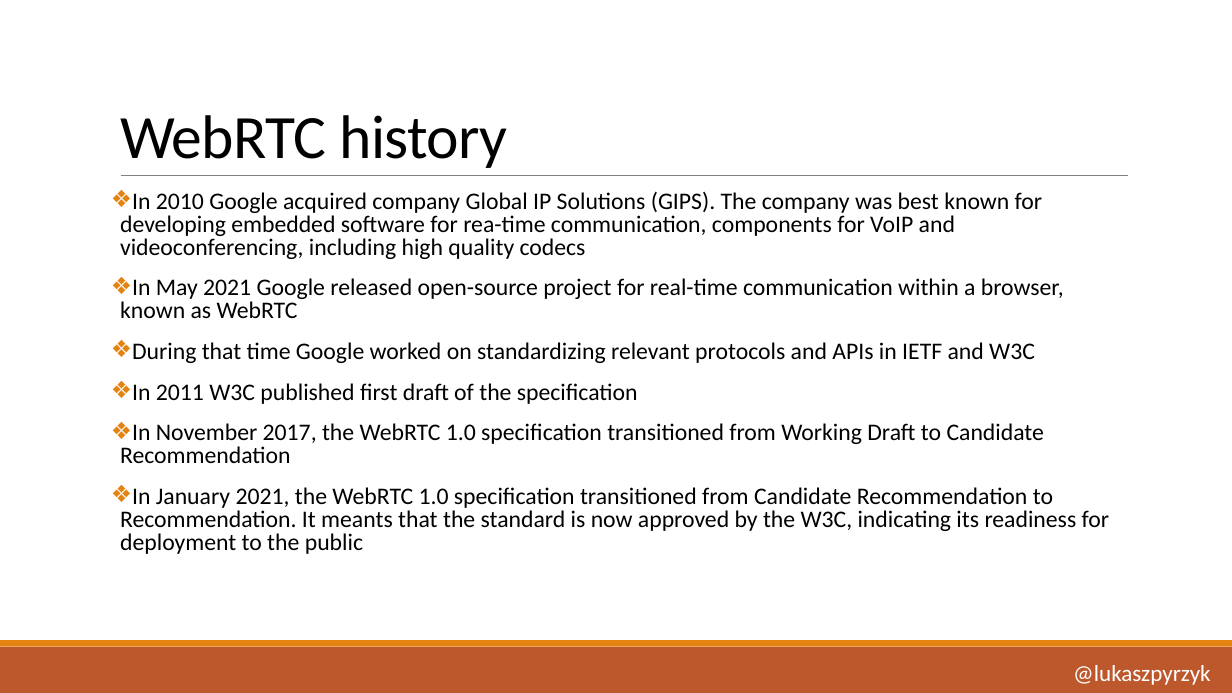
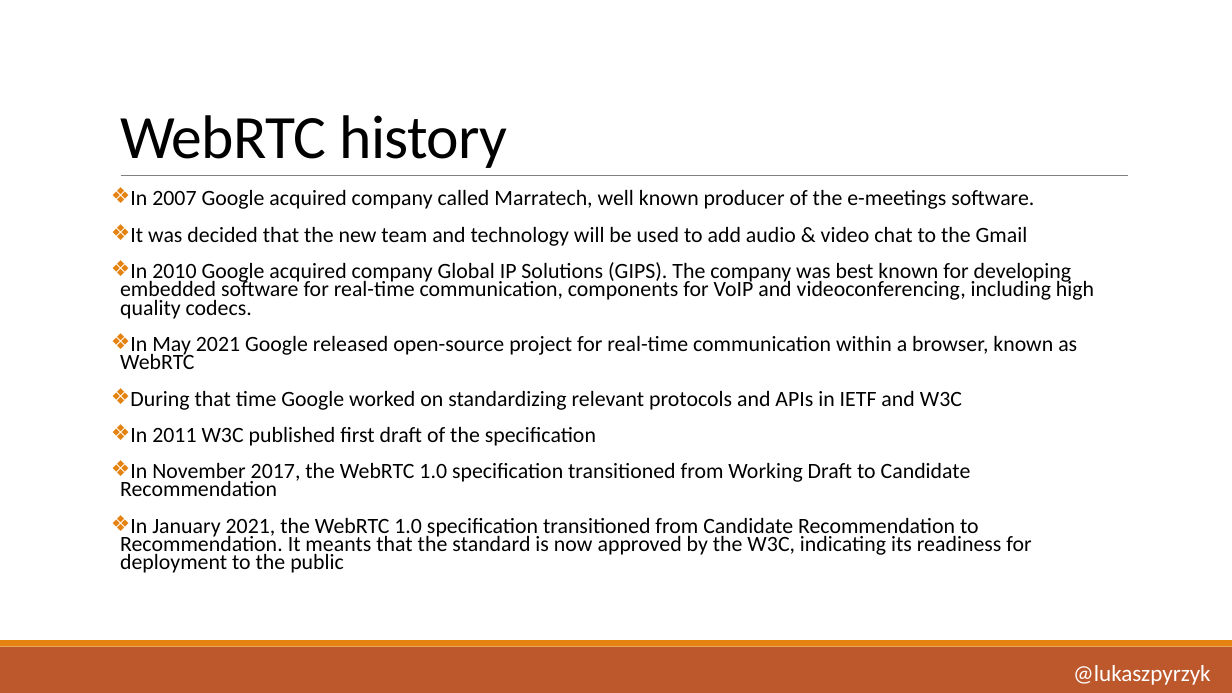
Before and after one commit to lukasz-pyrzyk/webrtc-dotnet, a slide deck: slide 5 of WebRTC with.pptx. Drawn at 1232x693 pixels with LibreOffice and Linux fonts; fonts in the diff are those of the drawing. Boxes give left, top, right and bottom in pixels: in the first picture for what was removed or moved away, otherwise in the second. Text is boxed around its words. In the diff, an @@ line names an element or a change of style, - is before the commit and + after.

```diff
--- a/WebRTC with.pptx
+++ b/WebRTC with.pptx
@@ text at [120,190,1094,319]: text changed; size 18.5 to 17 pt @@
-❖ In 2010 Google acquired company Global IP Solutions (GIPS). The company was best known for developing embedded software for rea-time communication, components for VoIP and videoconferencing, including high quality codecs
+❖ In 2007 Google acquired company called Marratech, well known producer of the e-meetings software.
+❖ It was decided that the new team and technology will be used to add audio & video chat to the Gmail
+❖ In 2010 Google acquired company Global IP Solutions (GIPS). The company was best known for developing embedded software for real-time communication, components for VoIP and videoconferencing, including high quality codecs.
@@ text at [120,336,1077,573]: size 18.5 to 17 pt in "In May 2021 Google released open-source project ...", "During that time Google worked on standardizing ...", "In 2011 W3C published first draft of ...", "In November 2017, the WebRTC 1.0 specification ..." and 1 more places; line spacing 0.8 to 0.7 @@
```
Also in this commit, not shown: 12 slides added.
